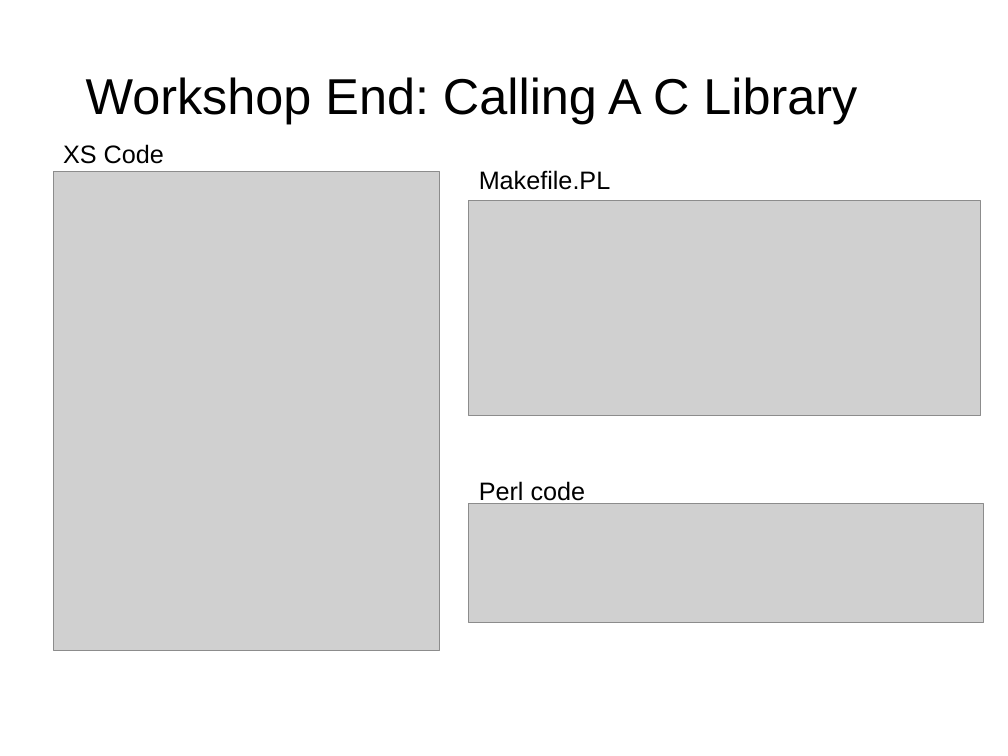
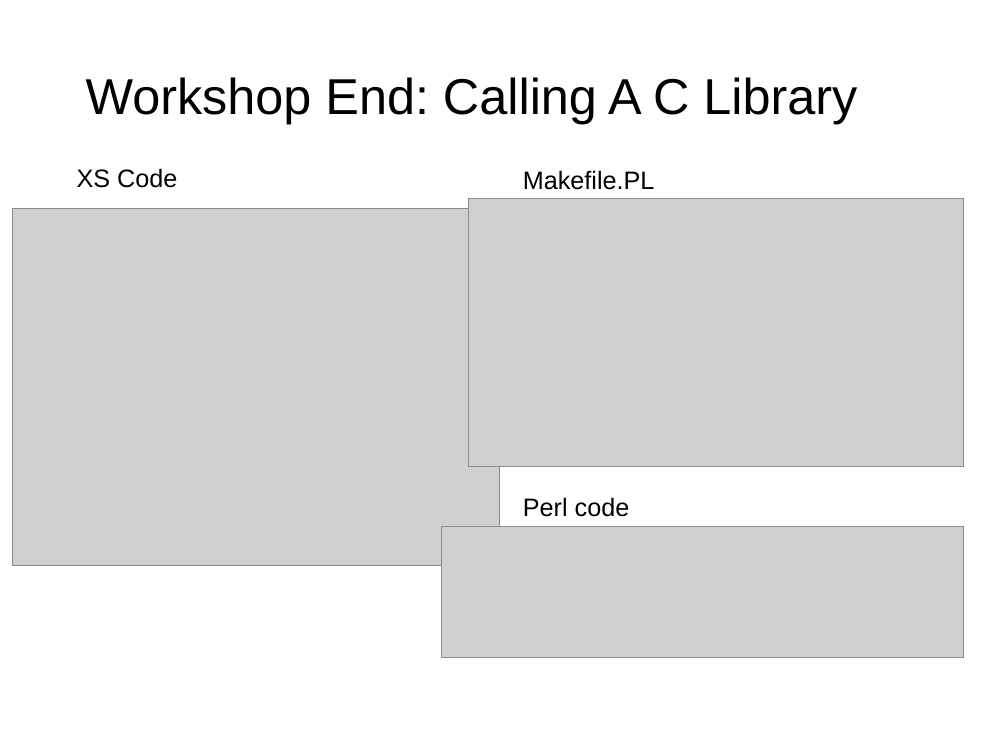
Before and after one commit to rishidev/perl-xs-workshop1, a slide deck: slide 7 of doc/XS_Presentation.pptx. Drawn at 1008x756 pixels with LibreOffice and Linux fonts; fonts in the diff are those of the drawing; grey boxes stand for pictures; background and template pictures are left out. Boxes give left, top, right and bottom in pixels: in the first picture for what was removed or moved away, otherwise in the second. Text is boxed around its words. In the diff, an @@ line names an element or a change of style, - is before the commit and + after.

```diff
--- a/doc/XS_Presentation.pptx
+++ b/doc/XS_Presentation.pptx
@@ text "XS Code": place and size @@
-text "XS Code" at [63,144,164,164]
+text "XS Code" at [77,168,177,188]
@@ text "Makefile.PL": place and size @@
-text "Makefile.PL" at [479,170,611,190]
+text "Makefile.PL" at [523,170,655,190]
@@ picture: place and size @@
-picture at [53,171,439,650]
+picture at [13,209,499,565]
@@ picture: place and size @@
-picture at [469,201,980,415]
+picture at [469,199,964,467]
@@ text "Perl code" rewrapped from [479,481,586,506] to [523,497,630,517] @@
@@ picture: place and size @@
-picture at [469,504,984,623]
+picture at [442,527,964,658]
```
Also in this commit, not shown: 5 other slides changed, 1 slide removed, 2 other files.
